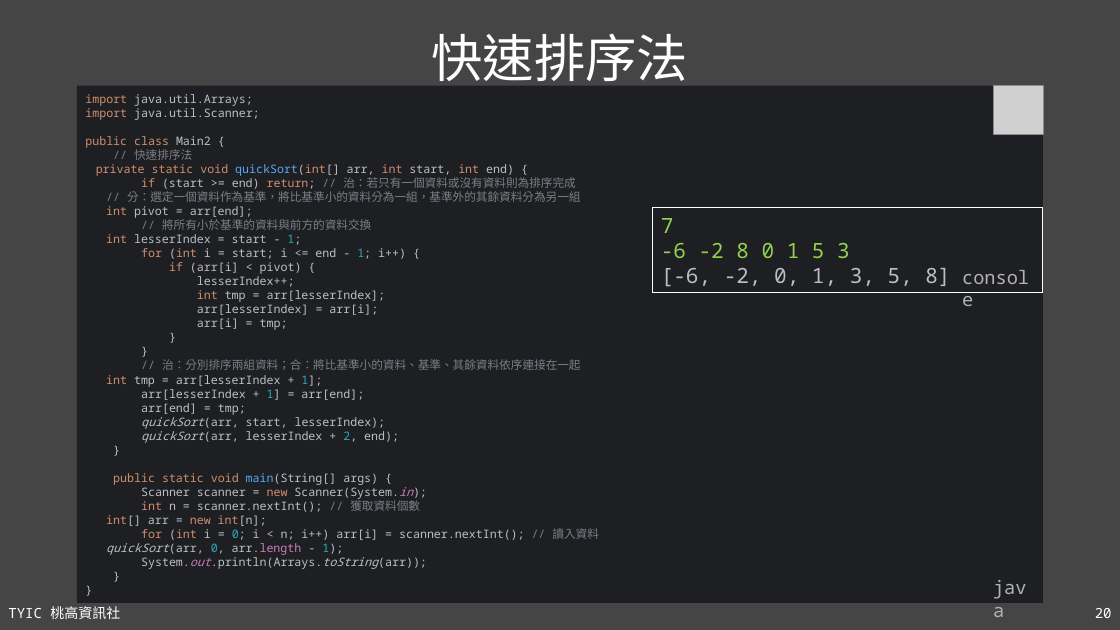
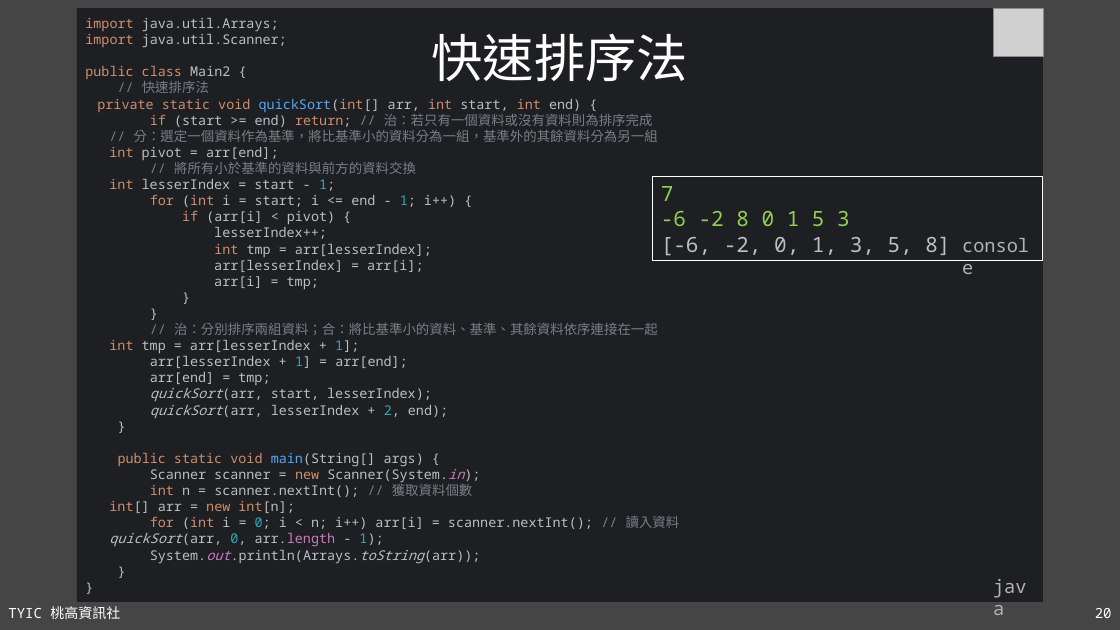
Before and after one commit to TYSHIC/slides, a slide deck: slide 20 of ppt/21_進階資料結構與演算法.pptx. Drawn at 1120x630 pixels with LibreOffice and Linux fonts; fonts in the diff are those of the drawing; grey boxes stand for pictures. Boxes give left, top, right and bottom in pixels: in the first picture for what was removed or moved away, otherwise in the second. Text is boxed around its words. In the diff, an @@ line names an element or a change of style, - is before the commit and + after.

```diff
--- a/ppt/21_進階資料結構與演算法.pptx
+++ b/ppt/21_進階資料結構與演算法.pptx
@@ rectangle "import java.util.Arrays; import java.util.Scanner; public ...": place and size @@
-rectangle "import java.util.Arrays; import java.util.Scanner; public ..." at box(77, 86, 1044, 603)
+rectangle "import java.util.Arrays; import java.util.Scanner; public ..." at box(77, 8, 1044, 602)
@@ rectangle "import java.util.Arrays; import java.util.Scanner; public ..." at box(77, 8, 1044, 602): size 10 to 11.5 pt @@
@@ picture: place and size @@
-picture at box(994, 86, 1044, 134)
+picture at box(994, 8, 1044, 57)
@@ rectangle "7": place and size @@
-rectangle "7" at box(653, 208, 1044, 292)
+rectangle "7" at box(653, 176, 1044, 261)
@@ text "console": place and size @@
-text "console" at box(954, 261, 1044, 292)
+text "console" at box(954, 230, 1044, 261)
```
Also in this commit, not shown: 4 other slides changed, 8 other files.
